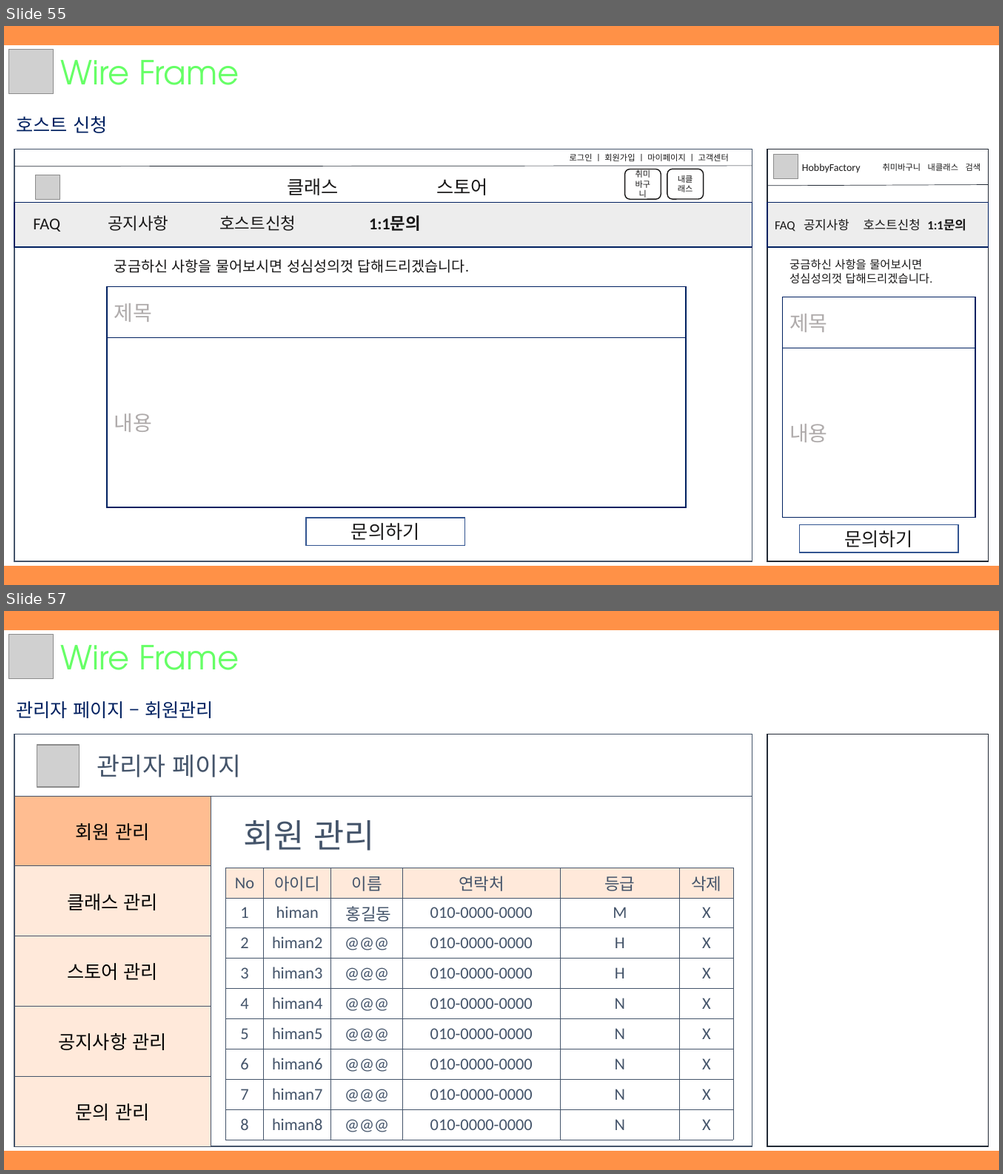
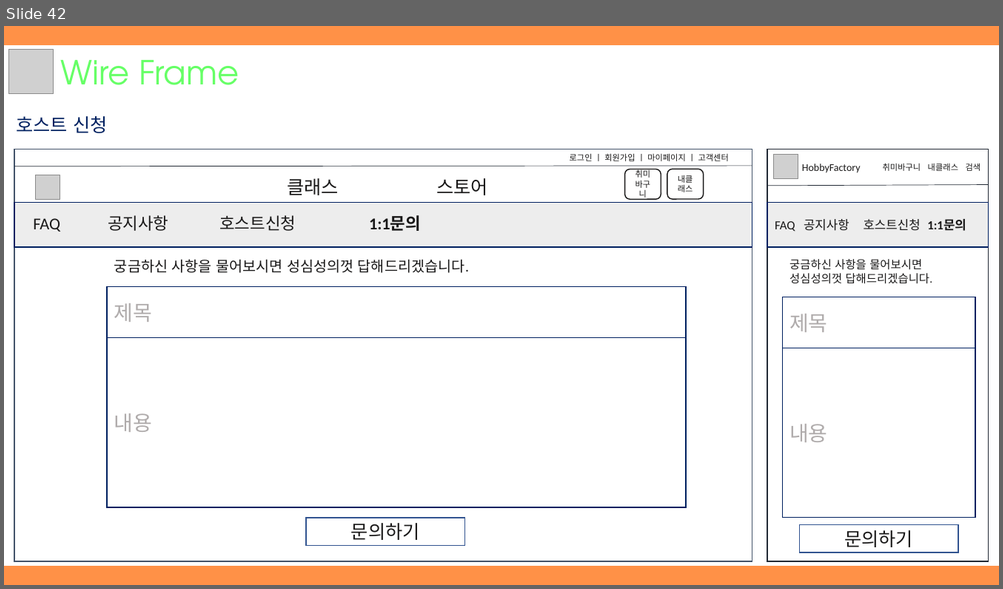
Before and after one commit to hhsw07/ezen-academy-projects, a slide deck: WebContent/발표자료/2차/3조 하비팩토리.pptx. Shown one above the other, each under a label of ours: slides 55 and 57 before the commit, slide 42 after it; the slides between them are not shown. The pictures are 1003x1174 and 1003x589 pixels, drawn with LibreOffice and Linux fonts; fonts in the diff are those of the drawing; grey boxes stand for pictures. Boxes give left, top, right and bottom in pixels: in the first picture for what was removed or moved away, otherwise in the second. Text is boxed around its words. In the diff, an @@ line names an element or a change of style, - is before the commit and + after.

```diff
--- a/WebContent/발표자료/2차/3조 하비팩토리.pptx
+++ b/WebContent/발표자료/2차/3조 하비팩토리.pptx
@@ slide 57 removed at (x1=4, y1=611, x2=999, y2=1170), background #FF9147 @@
@@ rectangle removed at (x1=4, y1=630, x2=999, y2=1150) @@
@@ picture removed at (x1=9, y1=635, x2=54, y2=679) @@
@@ text removed at (x1=61, y1=645, x2=239, y2=670) @@
-Wire Frame
@@ text removed at (x1=17, y1=701, x2=213, y2=718) @@
-관리자 페이지 – 회원관리
@@ rectangle removed at (x1=14, y1=734, x2=752, y2=1147) @@
@@ rectangle removed at (x1=767, y1=734, x2=988, y2=1147) @@
@@ picture removed at (x1=37, y1=745, x2=79, y2=788) @@
@@ text removed at (x1=96, y1=755, x2=241, y2=777) @@
-관리자 페이지
@@ line removed from (14, 796) to (752, 796) @@
@@ table removed at (x1=14, y1=796, x2=210, y2=1147), 5 rows, 1 columns @@
-회원 관리
-클래스 관리
-스토어 관리
-공지사항 관리
-문의 관리
@@ line removed from (210, 796) to (210, 1147) @@
@@ text removed at (x1=243, y1=820, x2=374, y2=851) @@
-회원 관리
@@ table removed at (x1=225, y1=868, x2=733, y2=1140), 9 rows, 6 columns @@
-No | 아이디 | 이름 | 연락처 | 등급 | 삭제
-1 | himan | 홍길동 | 010-0000-0000 | M | X
-2 | himan2 | @@@ | 010-0000-0000 | H | X
-3 | himan3 | @@@ | 010-0000-0000 | H | X
-4 | himan4 | @@@ | 010-0000-0000 | N | X
-5 | himan5 | @@@ | 010-0000-0000 | N | X
-6 | himan6 | @@@ | 010-0000-0000 | N | X
-7 | himan7 | @@@ | 010-0000-0000 | N | X
-8 | himan8 | @@@ | 010-0000-0000 | N | X
@@ what was slide 55 is now slide 42 @@
```
Also in this commit, not shown: 30 slides changed, 18 slides added, 2 other slides removed.
